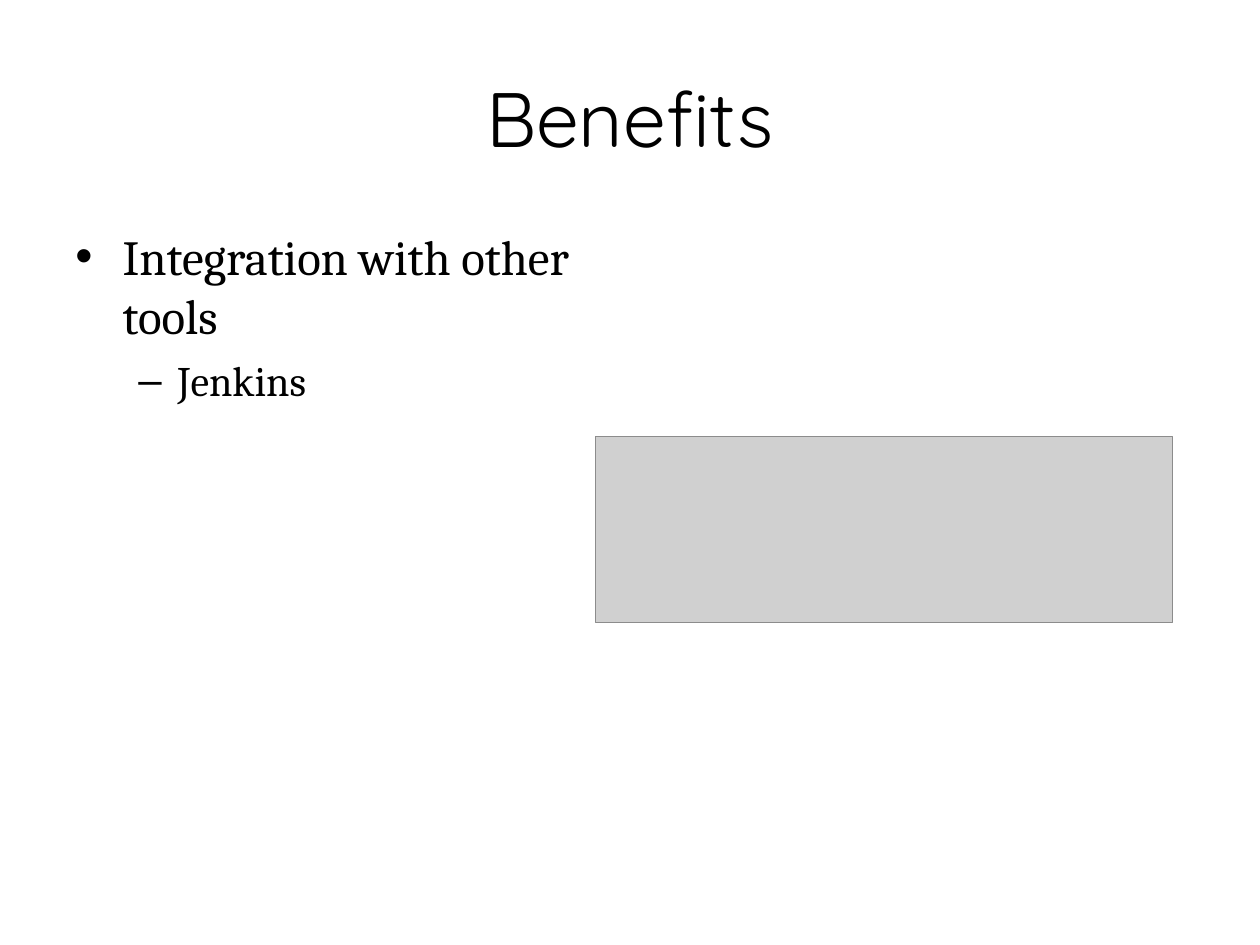
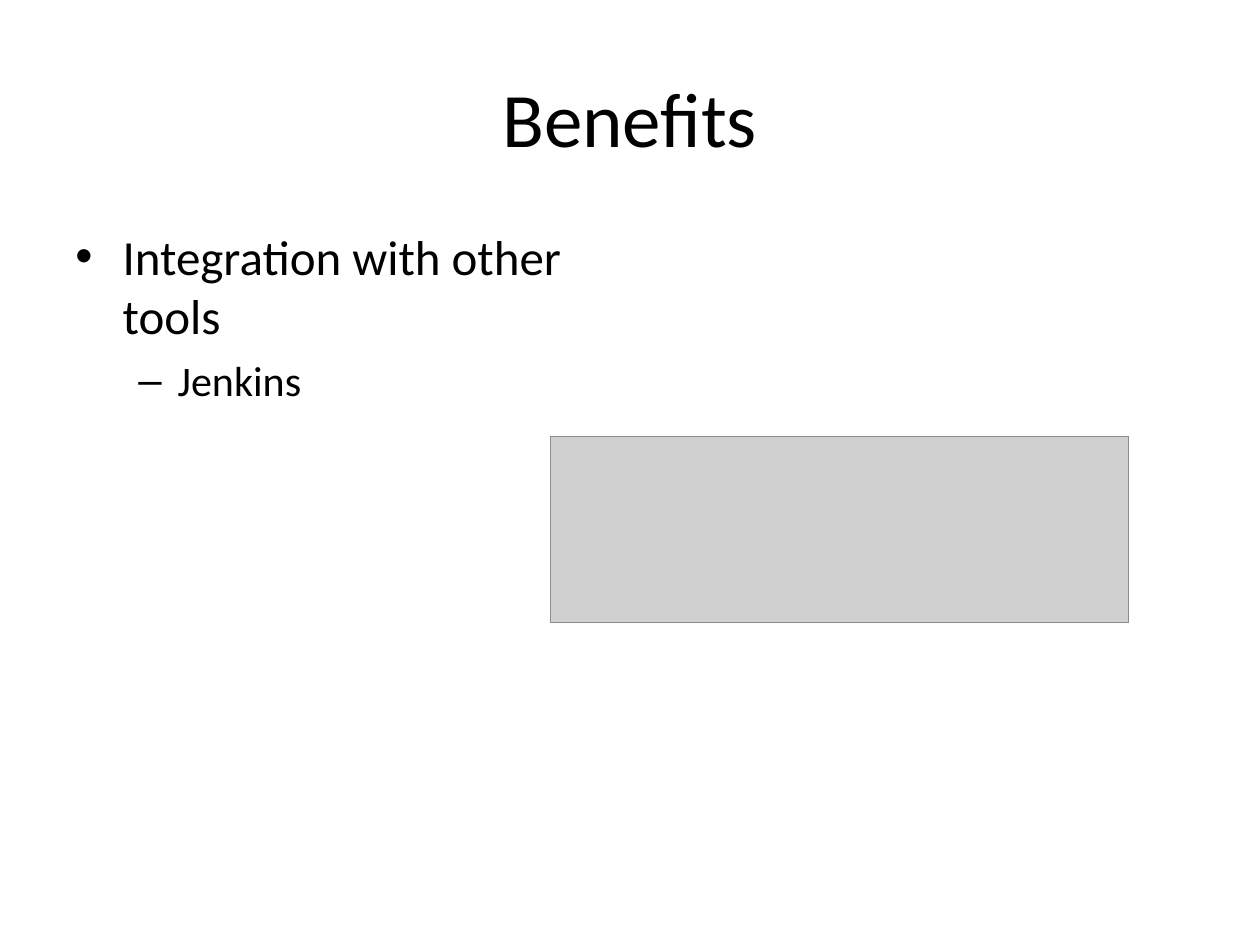
Before and after one commit to hdgarrood/yini-cttb-redmine, a slide deck: slide 5 of Migrating to Redmine.ppt. Drawn at 1260x945 pixels with LibreOffice and Linux fonts; fonts in the diff are those of the drawing; grey boxes stand for pictures; background and template pictures are left out. Boxes give left, top, right and bottom in pixels: in the first picture for what was removed or moved away, otherwise in the second. Text is boxed around its words. In the diff, an @@ line names an element or a change of style, - is before the commit and + after.

Commit message:
really fix style stuff
there was some weird stuff going on in the last two slides

```diff
--- a/Migrating to Redmine.ppt
+++ b/Migrating to Redmine.ppt
@@ title "Benefits" at (x1=502, y1=93, x2=757, y2=148): font Quicksand to Calibri @@
@@ text "Integration with other tools" at (x1=123, y1=241, x2=561, y2=397): font Cambria to Calibri @@
@@ picture moved from (x1=595, y1=437, x2=1173, y2=622) to (x1=551, y1=437, x2=1129, y2=622) @@
```
Also in this commit, not shown: 6 other slides changed.
